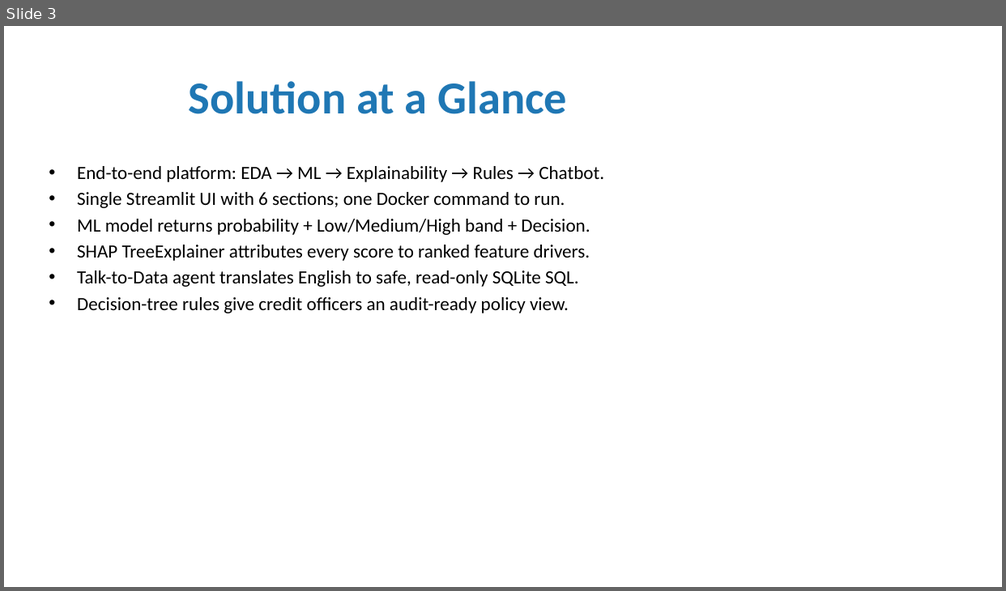
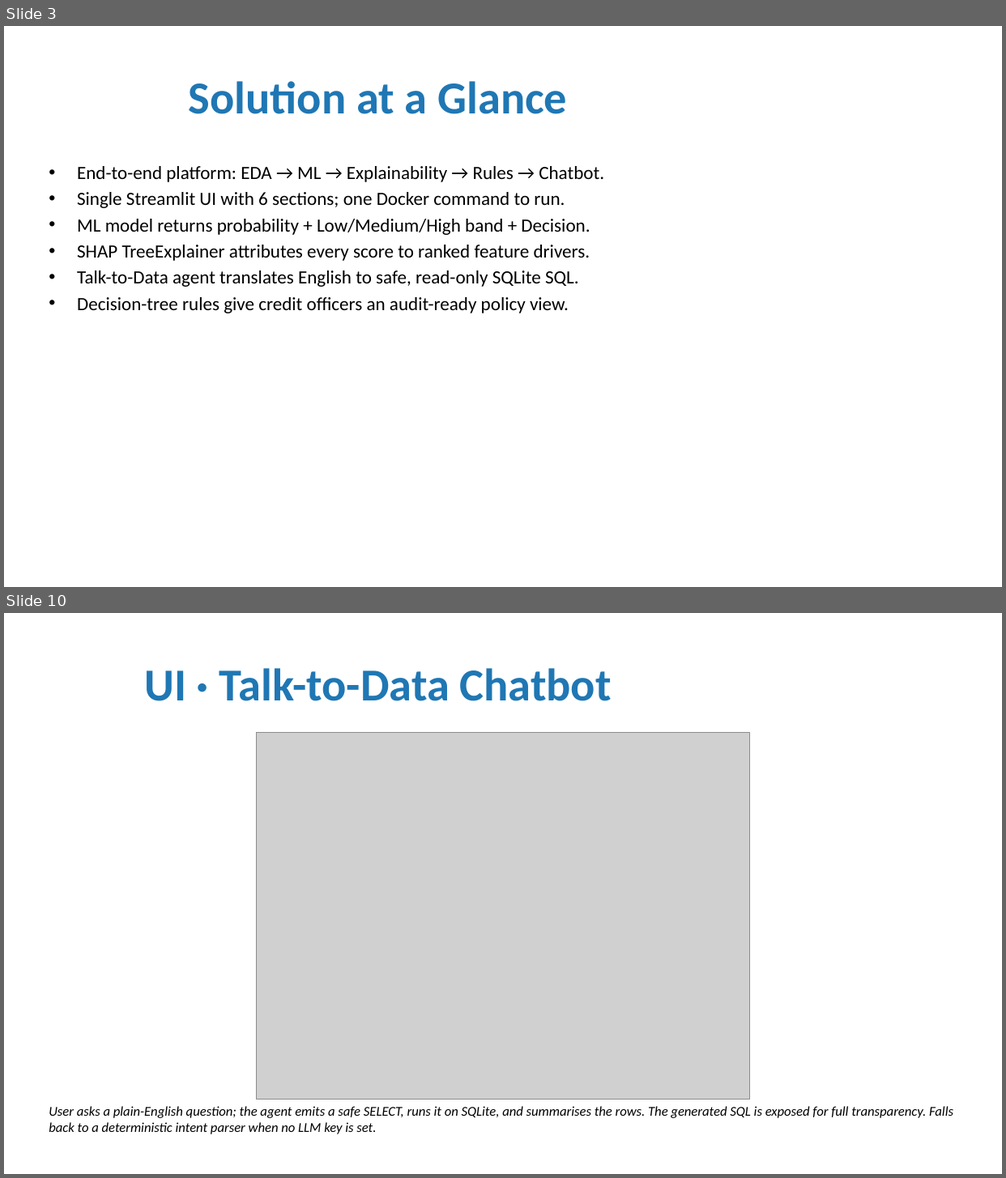
Before and after one commit to ashwani-dhayal/credit-risk-platform, a slide deck: documents/presentation.pptx. Shown one above the other, each under a label of ours: slide 3 before the commit, slides 3 and 10 after it; the slides between them are not shown. The pictures are 1006x591 and 1006x1178 pixels, drawn with LibreOffice and Linux fonts; fonts in the diff are those of the drawing; grey boxes stand for pictures. Boxes give left, top, right and bottom in pixels: in the first picture for what was removed or moved away, otherwise in the second. Text is boxed around its words. In the diff, an @@ line names an element or a change of style, - is before the commit and + after.

```diff
--- a/documents/presentation.pptx
+++ b/documents/presentation.pptx
@@ slide 10 added at (4,613,1002,1174), background #FFFFFF @@
@@ title added at (144,668,612,701), 44 pt, text #1F77B4, bold @@
+UI · Talk-to-Data Chatbot
@@ picture added at (256,733,750,1100) @@
@@ text added at (49,1106,953,1135), 13 pt, text #000000, italic @@
+User asks a plain-English question; the agent emits a safe SELECT, runs it on SQLite, and summarises the rows. The generated SQL is exposed for full transparency. Falls back to a deterministic intent parser when no LLM key is set.
```
Also in this commit, not shown: 9 slides changed, 9 other slides added, 6 slides removed, 11 other files.
